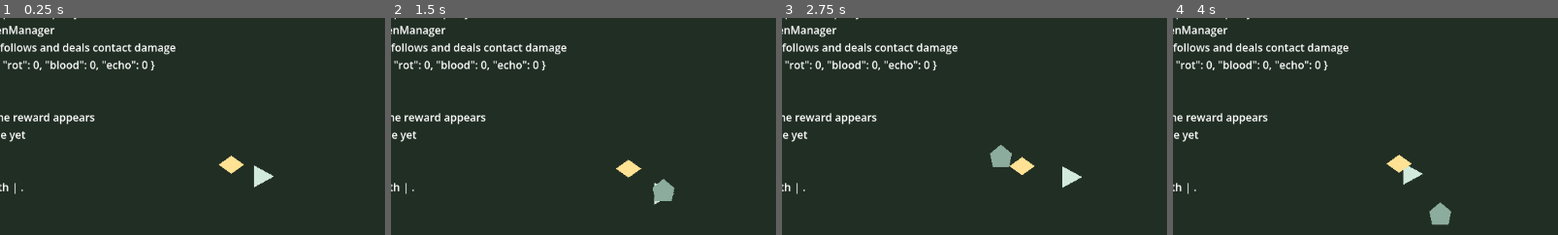
Above: before the commit, frames 1-4 (left to right).
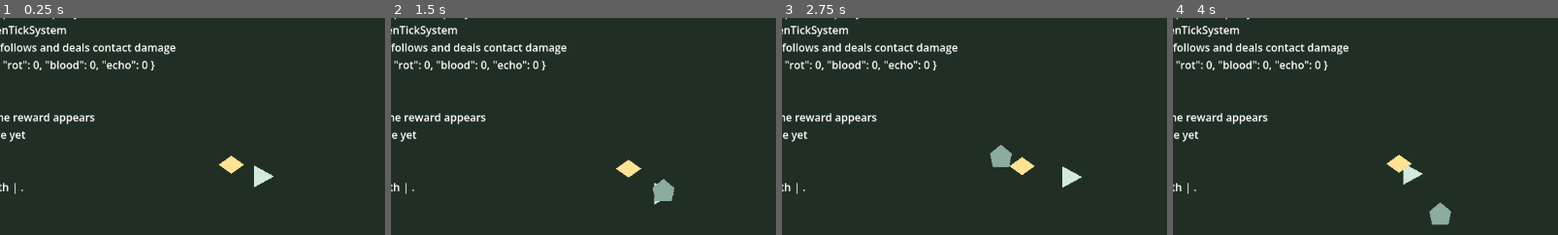
Above: after the commit, the same moments.

Repository: ImperfectRain/Garden-Godot
Game: Godot game, scene res://game/scenes/debug/first_fun_test.tscn
The game is run twice, just before and just after one commit, with the same random seed, the same clock (stepped at 60 frames per second) and the same inputs.
Inputs:
- Up to frame 1 (0.25 s): no input
- Up to frame 2 (1.5 s): tap Enter at 0.5 s; hold D (move_right) 0.53-1.28 s; hold Space (pulse) 0.53-1.28 s; hold S (move_down) from 1.28 s (still down); tap 1 at 1.35 s
- Up to frame 3 (2.75 s): release S (move_down) at 2.03 s; hold D (move_right) from 2.03 s (still down); tap 2 at 2.1 s
- Up to frame 4 (4 s): release D (move_right) at 2.78 s; hold W (move_up) 2.78-3.53 s; tap 3 at 2.85 s; hold A (move_left) from 3.53 s (still down); hold Space (pulse) from 3.53 s (still down)
The pictures show only the part of the screen within x 15-65%, y 14-63%; the shares and areas given below are measured in that part.

The runs differ from the first frame. In frame 1, 0.4% of the frame differs, in the area x 2-18%, y 3-9%; in frame 2, 0.4%; in frame 3, 0.4%; in frame 4, 0.4%.

Commit message:
architecture: extract garden tick system

Diff:
--- a/game/scripts/core/first_fun_test.gd
+++ b/game/scripts/core/first_fun_test.gd
@@ -44,7 +44,7 @@
 
 
 func _process(delta: float) -> void:
-	GardenManager.process_intervals(delta)
+	GardenTickSystem.process_intervals(delta)
 	if _room_controller.process(delta):
 		_on_room_survival_complete()
 	_refresh_debug("", 0, 0)
@@ -146,7 +146,7 @@
 		"Garden of Teeth - First Fun Test",
 		"WASD move | Space pulse Saintmoth",
 		"Room: %s | Completed: %s | Objective: survive %s" % [room_id, RunManager.get_completed_room_count(), room_timer],
-		"Interval ticking: GardenManager",
+		"Interval ticking: GardenTickSystem",
 		"Enemy: Drifter slowly follows and deals contact damage",
 		"Resources: %s" % GardenResources.get_all(),
 		"Health: %s/%s" % [player.health, player.max_health],
--- a/game/scripts/garden/garden_manager.gd
+++ b/game/scripts/garden/garden_manager.gd
@@ -12,7 +12,6 @@
 var cells: Dictionary = {}
 var selected_cell := HEART_CELL
 var last_trigger: Dictionary = {}
-var _interval_timers: Dictionary = {}
 var _resource_sources: Dictionary = {}
 var _next_chain_index := 1
 
@@ -23,7 +22,6 @@
 
 func reset_grid() -> void:
 	cells.clear()
-	_interval_timers.clear()
 	_resource_sources.clear()
 	_next_chain_index = 1
 	for y in range(GRID_SIZE.y):
@@ -47,7 +45,6 @@
 		placement_failed.emit(cell, piece_id, "Unknown garden piece id")
 		return false
 	cells[cell] = piece_id
-	_clear_interval_timers_for_cell(cell)
 	piece_placed.emit(cell, piece_id)
 	return true
 
@@ -72,7 +69,6 @@
 	if piece_id.is_empty():
 		return ""
 	cells[cell] = ""
-	_clear_interval_timers_for_cell(cell)
 	piece_removed.emit(cell, piece_id)
 	return piece_id
 
@@ -85,29 +81,11 @@
 	return trigger_piece(selected_cell, "on_pulse")
 
 
-func process_intervals(delta: float) -> void:
-	for cell in cells.keys():
-		var piece_id := str(cells.get(cell, ""))
-		if piece_id.is_empty():
-			continue
-		var piece := ContentDatabase.get_garden_piece(piece_id)
-		for trigger in piece.get("triggers", []):
-			if trigger.get("event", "") != "on_interval":
-				continue
-			var cooldown := float(trigger.get("cooldown", 0.0))
-			if cooldown <= 0.0:
-				continue
-			var timer_key := _get_interval_timer_key(cell, trigger)
-			var next_time := float(_interval_timers.get(timer_key, 0.0)) + delta
-			if next_time >= cooldown:
-				next_time -= cooldown
-				_apply_trigger(cell, piece_id, trigger, {})
-			_interval_timers[timer_key] = next_time
-
-
-func produce_from_intervals() -> void:
-	for cell in cells.keys():
-		trigger_piece(cell, "on_interval")
+func trigger_piece_with_trigger(cell: Vector2i, trigger: Dictionary, context: Dictionary = {}) -> bool:
+	var piece_id := str(cells.get(cell, ""))
+	if piece_id.is_empty():
+		return false
+	return _apply_trigger(cell, piece_id, trigger, context)
 
 
 func _trigger_piece_with_context(cell: Vector2i, event_name: String, context: Dictionary) -> bool:
@@ -131,6 +109,10 @@
 	if piece_id.is_empty():
 		return {}
 	return ContentDatabase.get_garden_piece(piece_id)
+
+
+func get_all_cells() -> Dictionary:
+	return cells.duplicate()
 
 
 func get_neighbors(cell: Vector2i, include_diagonal := false) -> Array[Vector2i]:
@@ -237,14 +219,3 @@
 	var chain_id := "%s:%s:%s" % [piece_id, trigger.get("id", trigger.get("action", "")), _next_chain_index]
 	_next_chain_index += 1
 	return chain_id
-
-
-func _get_interval_timer_key(cell: Vector2i, trigger: Dictionary) -> String:
-	return "%s,%s:%s" % [cell.x, cell.y, trigger.get("id", trigger.get("action", "on_interval"))]
-
-
-func _clear_interval_timers_for_cell(cell: Vector2i) -> void:
-	var prefix := "%s,%s:" % [cell.x, cell.y]
-	for timer_key in _interval_timers.keys():
-		if str(timer_key).begins_with(prefix):
-			_interval_timers.erase(timer_key)
--- /dev/null
+++ b/game/scripts/garden/garden_tick_system.gd
@@ -0,0 +1,53 @@
+extends Node
+
+var _interval_timers: Dictionary = {}
+
+
+func _ready() -> void:
+	GardenManager.grid_reset.connect(reset)
+	GardenManager.piece_placed.connect(_on_piece_placed)
+	GardenManager.piece_removed.connect(_on_piece_removed)
+
+
+func reset() -> void:
+	_interval_timers.clear()
+
+
+func clear_cell(cell: Vector2i) -> void:
+	var prefix := "%s,%s:" % [cell.x, cell.y]
+	for timer_key in _interval_timers.keys():
+		if str(timer_key).begins_with(prefix):
+			_interval_timers.erase(timer_key)
+
+
+func process_intervals(delta: float) -> void:
+	var cells := GardenManager.get_all_cells()
+	for cell in cells.keys():
+		var piece_id := str(cells.get(cell, ""))
+		if piece_id.is_empty():
+			continue
+		var piece := ContentDatabase.get_garden_piece(piece_id)
+		for trigger in piece.get("triggers", []):
+			if trigger.get("event", "") != "on_interval":
+				continue
+			var cooldown := float(trigger.get("cooldown", 0.0))
+			if cooldown <= 0.0:
+				continue
+			var timer_key := _get_interval_timer_key(cell, trigger)
+			var next_time := float(_interval_timers.get(timer_key, 0.0)) + delta
+			if next_time >= cooldown:
+				next_time -= cooldown
+				GardenManager.trigger_piece_with_trigger(cell, trigger, {})
+			_interval_timers[timer_key] = next_time
+
+
+func _on_piece_placed(cell: Vector2i, _piece_id: String) -> void:
+	clear_cell(cell)
+
+
+func _on_piece_removed(cell: Vector2i, _piece_id: String) -> void:
+	clear_cell(cell)
+
+
+func _get_interval_timer_key(cell: Vector2i, trigger: Dictionary) -> String:
+	return "%s,%s:%s" % [cell.x, cell.y, trigger.get("id", trigger.get("action", "on_interval"))]
--- a/project.godot
+++ b/project.godot
@@ -20,6 +20,7 @@
 ContentDatabase="*res://game/scripts/data/content_database.gd"
 GardenResources="*res://game/scripts/garden/resource_manager.gd"
 GardenManager="*res://game/scripts/garden/garden_manager.gd"
+GardenTickSystem="*res://game/scripts/garden/garden_tick_system.gd"
 GardenEffectResolver="*res://game/scripts/garden/garden_effect_resolver.gd"
 CombatEvents="*res://game/scripts/combat/combat_events.gd"
 Bloomchains="*res://game/scripts/garden/bloomchain_manager.gd"
Not shown, changed: docs/ARCHITECTURE_MAP.md
Not shown, changed: docs/COMMIT_LOG.md
Not shown, changed: docs/TECHNICAL_DESIGN.md
